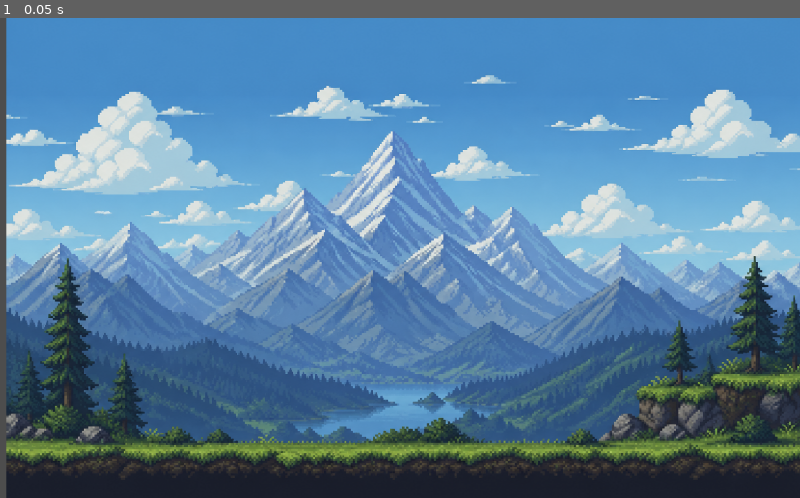
Above: before the commit, frame 1.
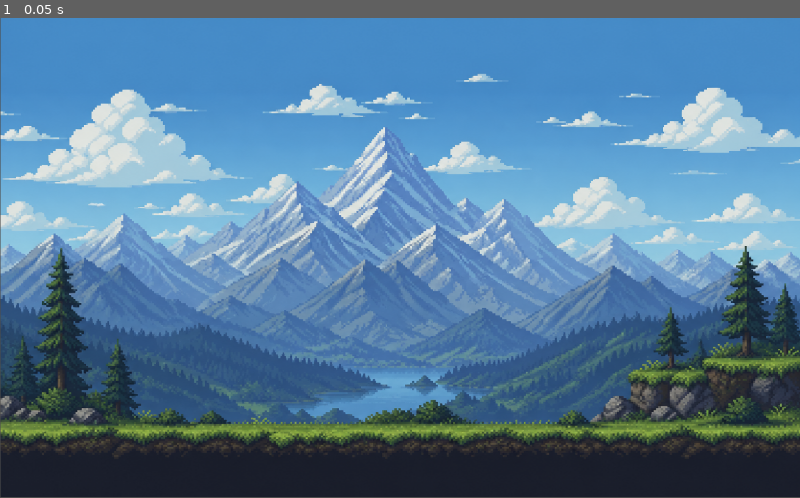
Above: after the commit, the same moment.

Repository: CISC204-S26/final-project-team-4
Game: Godot game, scene res://Scenes/start_floor.tscn
The game is run twice, just before and just after one commit, with the same random seed, the same clock (stepped at 60 frames per second) and the same inputs. This scene is started directly instead of the project's main scene.
Inputs:
- Up to frame 1 (0.05 s): no input

The runs differ from the first frame. In frame 1, 33% of the frame differs, in the area x 0-100%, y 0-100%.

Commit message:
Added walls tutorial next

Diff:
--- a/final_project_all_together_now/Scenes/start_floor.tscn
+++ b/final_project_all_together_now/Scenes/start_floor.tscn
@@ -2,9 +2,40 @@
 
 [ext_resource type="Texture2D" uid="uid://d32i1byadf5cq" path="res://Art/Mountain background.png" id="1_6cvus"]
 
+[sub_resource type="RectangleShape2D" id="RectangleShape2D_6cvus"]
+size = Vector2(1503.5, 129.5)
+
+[sub_resource type="RectangleShape2D" id="RectangleShape2D_qiqv1"]
+size = Vector2(106, 898)
+
+[sub_resource type="RectangleShape2D" id="RectangleShape2D_r7chr"]
+size = Vector2(1501, 148)
+
+[sub_resource type="RectangleShape2D" id="RectangleShape2D_2golk"]
+size = Vector2(117, 893.5)
+
 [node name="Start-Floor" type="Node2D" unique_id=89315249]
 
 [node name="Sprite2D" type="Sprite2D" parent="." unique_id=1836593421]
-position = Vector2(765.75, 469)
-scale = Vector2(0.98079437, 0.9208982)
+position = Vector2(751.37506, 449)
+scale = Vector2(0.97737646, 0.8764647)
 texture = ExtResource("1_6cvus")
+
+[node name="Walls" type="Node2D" parent="." unique_id=2030816977]
+position = Vector2(0, -4)
+
+[node name="Walltop" type="CollisionShape2D" parent="Walls" unique_id=458502810]
+position = Vector2(752, -60.25)
+shape = SubResource("RectangleShape2D_6cvus")
+
+[node name="Wallleft" type="CollisionShape2D" parent="Walls" unique_id=2022072292]
+position = Vector2(-53, 449)
+shape = SubResource("RectangleShape2D_qiqv1")
+
+[node name="Wallbottom" type="CollisionShape2D" parent="Walls" unique_id=741793454]
+position = Vector2(751.5, 976)
+shape = SubResource("RectangleShape2D_r7chr")
+
+[node name="Wallright" type="CollisionShape2D" parent="Walls" unique_id=872278899]
+position = Vector2(1563, 452.25)
+shape = SubResource("RectangleShape2D_2golk")
